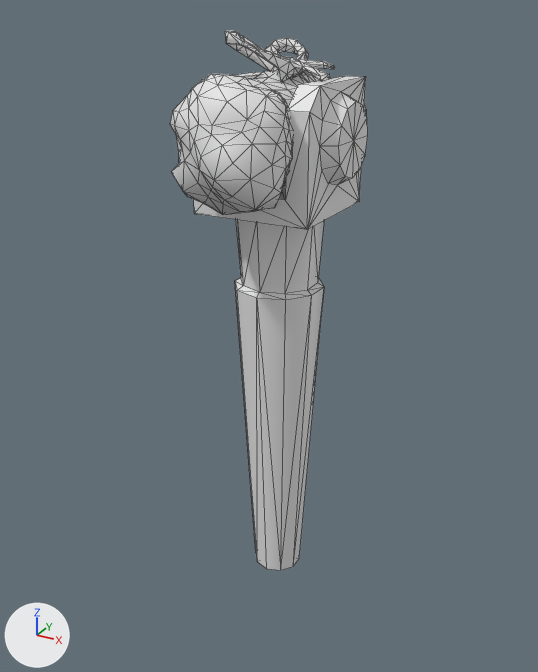
What one commit did to the COLLADA model Characters/Char_Tools/Char_torch/char_torch.dae.
One viewpoint serves both versions: a 50 mm lens placed at (0.0161, -0.0303, 0.0248), pointed at (-0.0009, 0.0005, 0.0094). Lighting does not change. The marker at lower left points along +X, +Y and +Z. Mesh edges are drawn as thin lines. Materials are left out; every surface is plain grey.

In view in the first picture: 'char_fertilizer'.
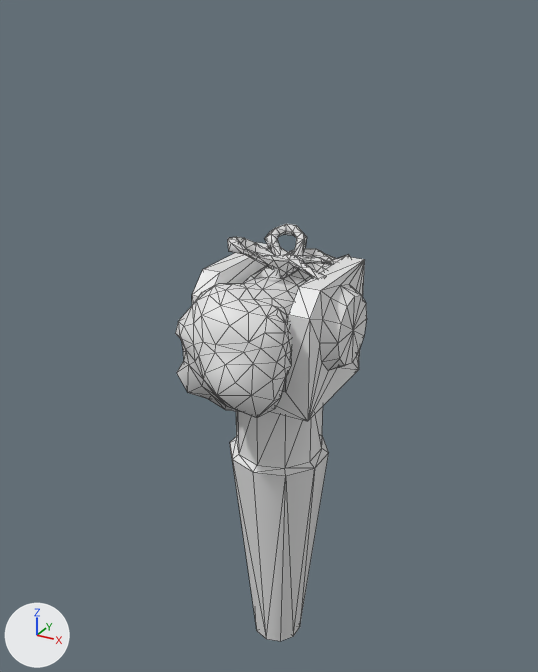
Commit message: Torch now show in hand

The change, as JSON lines over the scene's bpy script:
```json
{"block": "me_char_fertilizermesh", "where": "# used by ob_char_fertilizer; location = (0.0, 0.0, 0.0); scale = (100.0, 100.0, 100.0)"}
{"op": "remove", "block": "me_char_fertilizermesh", "code": "me_char_fertilizermesh.from_pydata(...)  # 582 vertices, 1152 faces; spans x -0.000036..0.000035, y -0.000064..0.000063, z -0.000039..0.00024"}
{"op": "add", "block": "me_char_fertilizermesh", "code": "me_char_fertilizermesh.from_pydata(...)  # 582 vertices, 1152 faces; spans x -0.003871..0.003875, y -0.006688..0.006734, z -0.009121..0.01522"}
{"block": "me_char_fertilizermesh", "change": "me_char_fertilizermesh part 1: the loose piece of 471 vertices spanning x -0.000025..0.000025, y -0.000064..0.000063, z 0.000167..0.00024 is multiplied about its middle by the matrix ((105.941, 0.0, 0.0), (0.0, 105.94, 0.0), (0.0, -0.001, 105.941)), then moved by (-0.000001, 0.000024, 0.011165)"}
{"block": "me_char_fertilizermesh", "change": "me_char_fertilizermesh part 2: a new loose piece of 111 vertices spanning x -0.003871..0.003875, y -0.003066..0.003086, z -0.009121..0.013446"}
{"block": "me_char_fertilizermesh", "change": "me_char_fertilizermesh part 3: the loose piece of 111 vertices spanning x -0.000036..0.000035, y -0.000029..0.000027, z -0.000039..0.00022 is deleted"}
{"op": "set", "path": "ob_char_fertilizer.scale", "old": "(100.0, 100.0, 100.0)", "new": "(1.0, 1.0, 1.0)"}
```

What differs and where, as boxes (x1, y1, x2, y2) in the pictures (538 x 672 px; the box of a moved part takes in the faces that stretch with it):
```json
{"object": "char_fertilizer", "change": "reshaped, rescaled", "before": [170, 30, 368, 571], "after": [175, 224, 367, 641], "on screen": "23% shorter"}
{"part": 1, "of": "me_char_fertilizermesh", "change": "moved or reshaped", "before": [170, 30, 366, 214], "after": [175, 224, 350, 418]}
{"part": 2, "of": "me_char_fertilizermesh", "change": "added", "after": [192, 242, 367, 641]}
{"part": 3, "of": "me_char_fertilizermesh", "change": "deleted", "before": [194, 72, 368, 571]}
```
